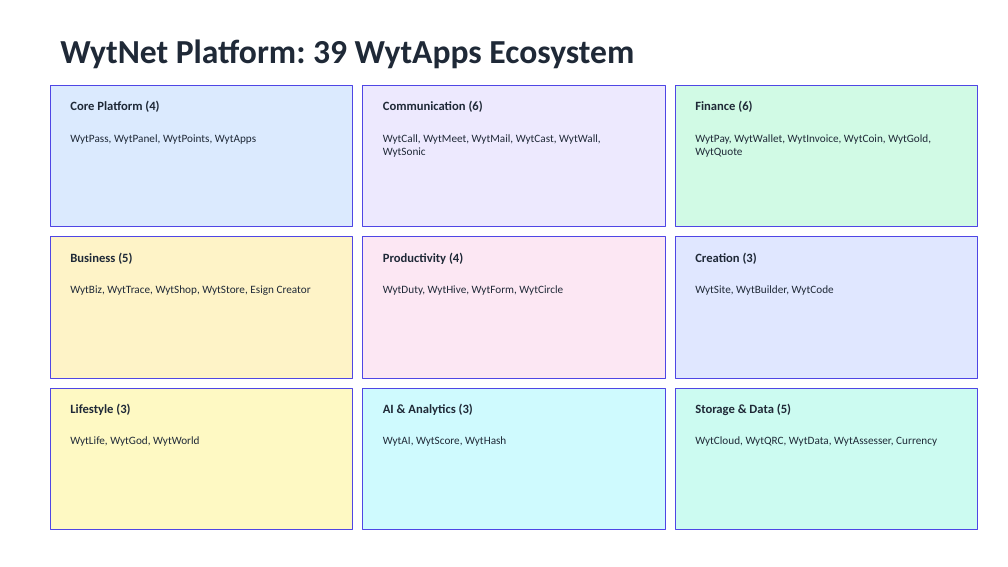
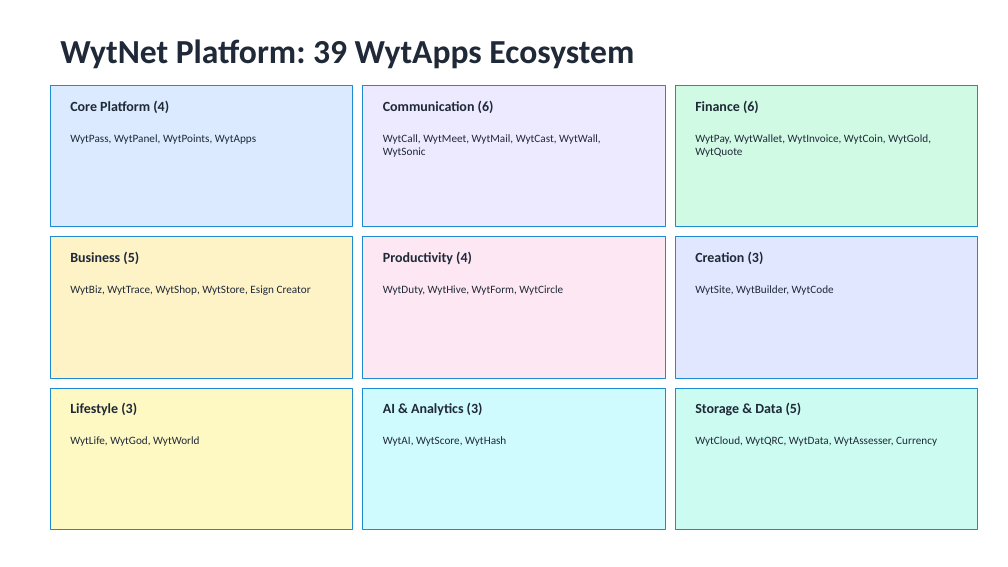
Before and after one commit to jkmuthu/newwytnet, a slide deck: slide 11 of docs/presentations/WytNet-Investor-Presentation-2025.pptx (slide 9 before the commit). Drawn at 1008x567 pixels with LibreOffice and Linux fonts; fonts in the diff are those of the drawing. Boxes give left, top, right and bottom in pixels: in the first picture for what was removed or moved away, otherwise in the second. Text is boxed around its words. In the diff, an @@ line names an element or a change of style, - is before the commit and + after.

```diff
--- a/docs/presentations/WytNet-Investor-Presentation-2025.pptx
+++ b/docs/presentations/WytNet-Investor-Presentation-2025.pptx
@@ outline #4F46E5 0.5 pt to #1D8BD1 0.5 pt in 9 elements at bbox=[50, 86, 353, 227], bbox=[363, 86, 665, 227], bbox=[675, 86, 978, 227], bbox=[50, 237, 353, 378], bbox=[363, 237, 665, 378], bbox=[675, 237, 978, 378], bbox=[50, 388, 353, 529], bbox=[363, 388, 665, 529], bbox=[675, 388, 978, 529] @@
@@ size 9 to 10 pt in 9 elements at bbox=[70, 101, 169, 113], bbox=[383, 101, 494, 113], bbox=[695, 101, 759, 113], bbox=[70, 252, 139, 264], bbox=[383, 252, 472, 265], bbox=[695, 252, 764, 264], bbox=[70, 403, 137, 416], bbox=[383, 403, 483, 416], bbox=[695, 403, 802, 416] @@
```
Also in this commit, not shown: 5 other slides changed, 8 slides added, 7 slides removed, 4 other files.
